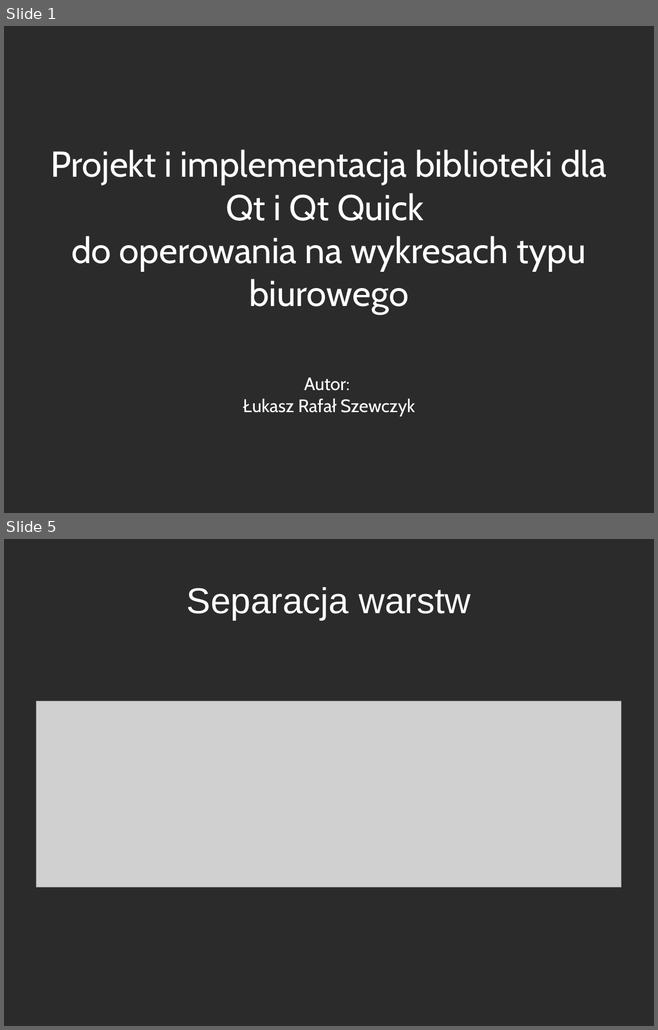
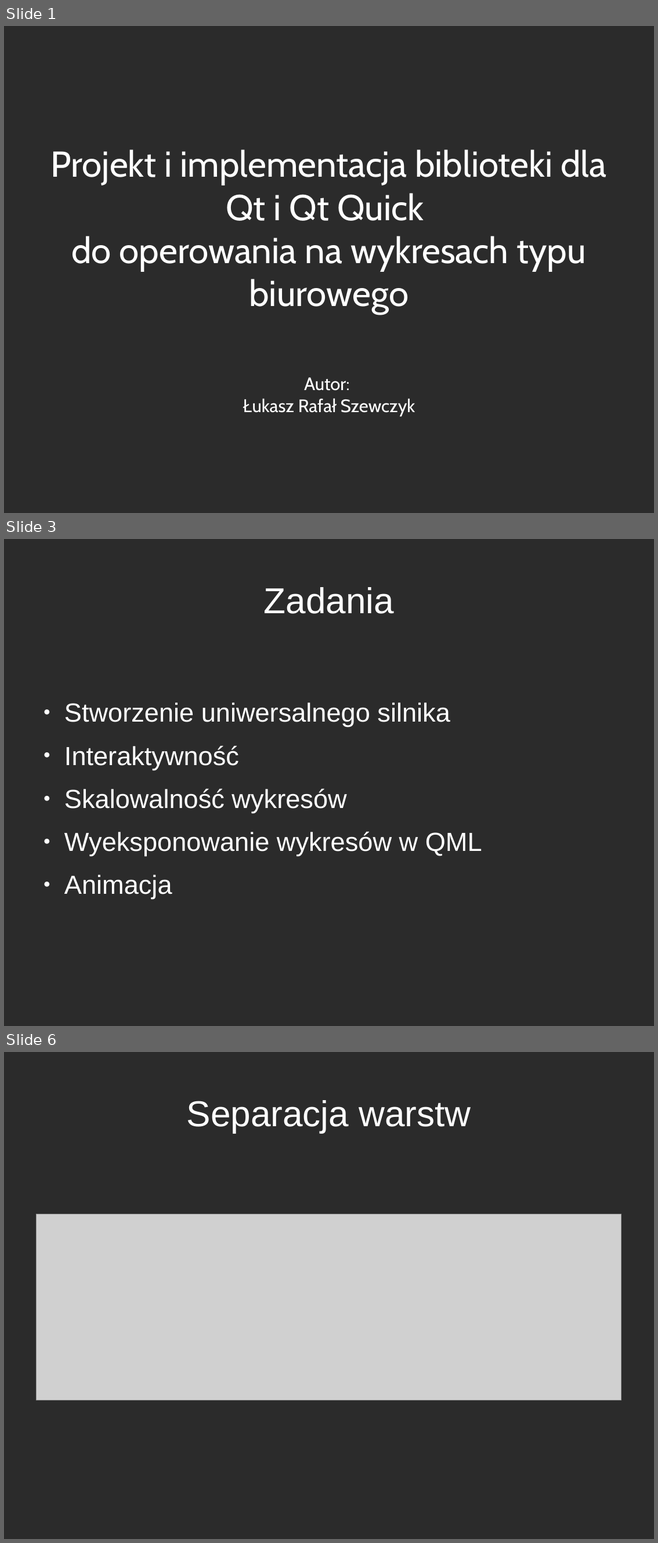
Before and after one commit to westpro4321/qt-west-charts, a slide deck: wiki/Szewczyk_Lukasz_Prezentacja_Wykresy.odp. Shown one above the other, each under a label of ours: slides 1 and 5 before the commit, slides 1, 3 and 6 after it; the slides between them are not shown. The pictures are 658x1030 and 658x1543 pixels, drawn with LibreOffice and Linux fonts; fonts in the diff are those of the drawing; grey boxes stand for pictures; background and template pictures are left out; a plain dark background stands for a picture behind light text. Boxes give left, top, right and bottom in pixels: in the first picture for what was removed or moved away, otherwise in the second. Text is boxed around its words. In the diff, an @@ line names an element or a change of style, - is before the commit and + after.

```diff
--- a/wiki/Szewczyk_Lukasz_Prezentacja_Wykresy.odp
+++ b/wiki/Szewczyk_Lukasz_Prezentacja_Wykresy.odp
@@ slide 3 added at <box>4,539,654,1026</box>, background picture (left out) @@
@@ title added at <box>264,587,394,614</box>, 44 pt, text #FFFFFF @@
+Zadania
@@ text added at <box>64,703,482,899</box>, 32 pt, text #FFFFFF @@
+● Stworzenie uniwersalnego silnika
+● Interaktywność
+● Skalowalność wykresów
+● Wyeksponowanie wykresów w QML
+● Animacja
@@ what was slide 5 is now slide 6 @@
```
Also in this commit, not shown: 1 slide changed, 4 other slides added, 2 slides removed.
